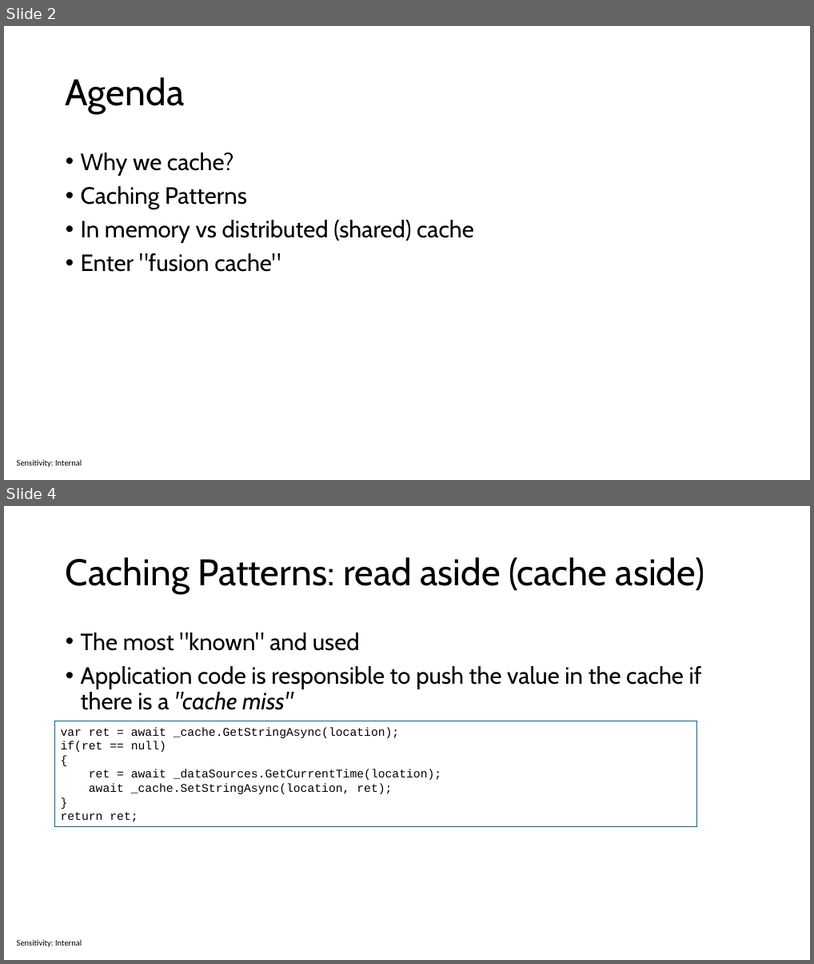
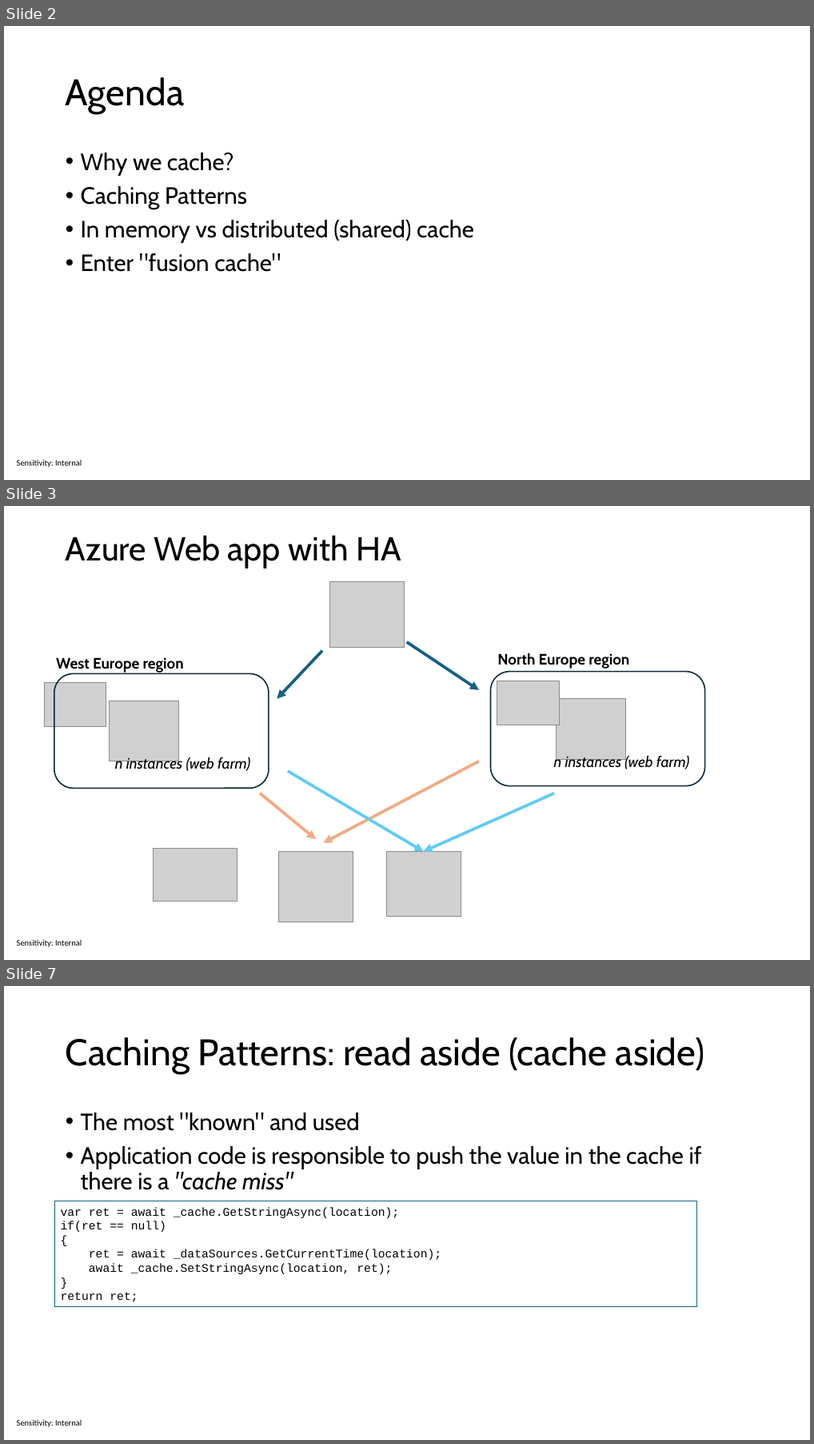
Before and after one commit to sabbadino/cache-like-a-pro-fusion-cache, a slide deck: cache-like-a-pro.pptx. Shown one above the other, each under a label of ours: slides 2 and 4 before the commit, slides 2, 3 and 7 after it; the slides between them are not shown. The pictures are 814x964 and 814x1444 pixels, drawn with LibreOffice and Linux fonts; fonts in the diff are those of the drawing; grey boxes stand for pictures. Boxes give left, top, right and bottom in pixels: in the first picture for what was removed or moved away, otherwise in the second. Text is boxed around its words. In the diff, an @@ line names an element or a change of style, - is before the commit and + after.

```diff
--- a/cache-like-a-pro.pptx
+++ b/cache-like-a-pro.pptx
@@ slide 3 added at [4, 506, 810, 960], background #FFFFFF; not listed: 1 template element that a slide beside it also shows @@
@@ title added at [66, 535, 402, 568], 39.6 pt, text #000000 @@
+Azure Web app with HA
@@ picture added at [330, 582, 405, 647] @@
@@ arrow added from (407, 642) to (479, 690), #156082 3.5 pt @@
@@ rounded rectangle added at [54, 673, 269, 788], outline #092A39 1.5 pt @@
@@ text added at [56, 657, 184, 672], 18 pt, text #000000, bold @@
+West Europe region
@@ arrow added from (323, 651) to (277, 698), #156082 3.5 pt @@
@@ rounded rectangle added at [491, 671, 706, 785], outline #092A39 1.5 pt @@
@@ text added at [498, 652, 630, 668], 18 pt, text #000000, bold @@
+North Europe region
@@ picture added at [44, 683, 106, 727] @@
@@ picture added at [498, 681, 560, 725] @@
@@ picture added at [110, 700, 179, 760] @@
@@ picture added at [557, 698, 626, 759] @@
@@ text added at [115, 756, 250, 773], 18 pt, text #000000, italic @@
+n instances (web farm)
@@ arrow added from (479, 761) to (323, 842), #F2AA84 3.5 pt @@
@@ text added at [554, 755, 690, 772], 18 pt, text #000000, italic @@
+n instances (web farm)
@@ arrow added from (260, 792) to (316, 840), #F2AA84 3.5 pt @@
@@ arrow added from (288, 771) to (424, 852), #61CBF4 3.5 pt @@
@@ arrow added from (554, 792) to (424, 852), #61CBF4 3.5 pt @@
@@ picture added at [153, 848, 237, 900] @@
@@ picture added at [278, 852, 353, 922] @@
@@ picture added at [387, 852, 462, 916] @@
@@ what was slide 4 is now slide 7 @@
```
Also in this commit, not shown: 1 slide changed, 2 other slides added, 7 other files.
